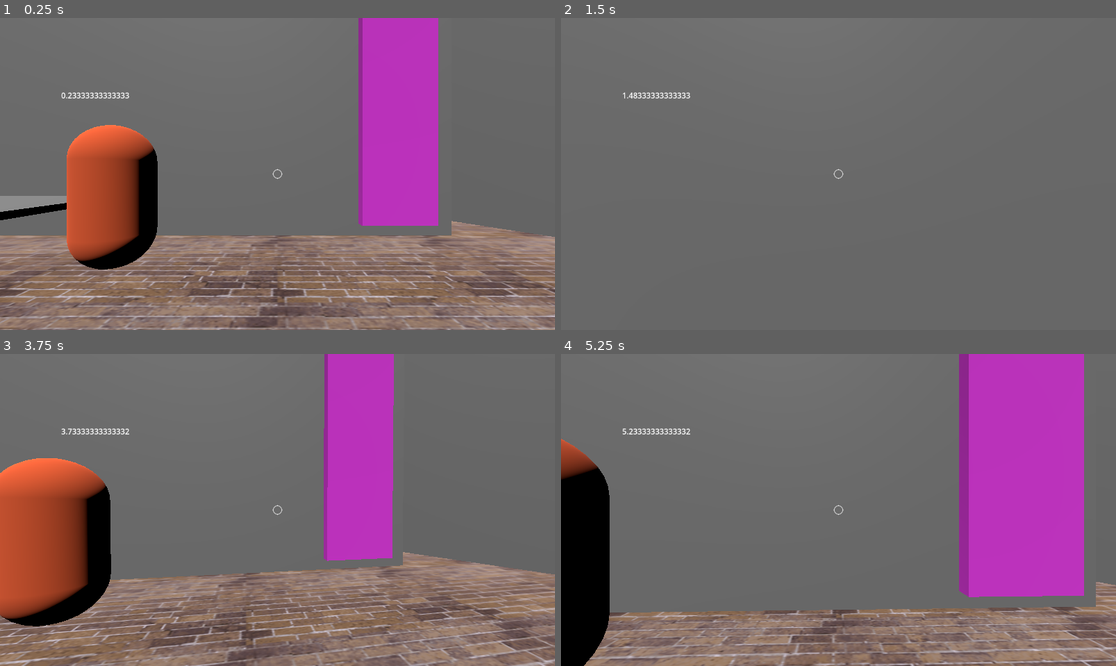
Above: before the commit, frames 1-4 (two rows, left to right).
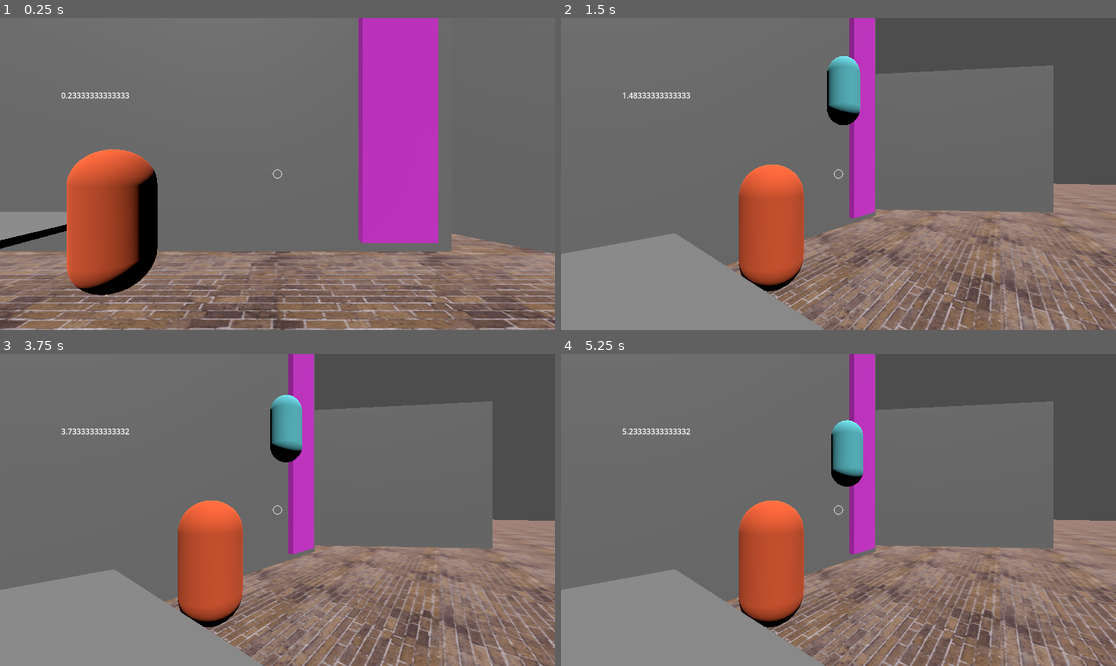
Above: after the commit, the same moments.

Repository: TheMagmaPsychic/Indecisive
Game: Godot game, scene res://main.tscn
Two runs of this game, one before a commit and one after it. Both use one fixed random seed, a clock stepped at 60 frames per second and the inputs below.
Inputs (mouse positions are in pixels of both pictures, inside the frame that each line leads up to):
- Up to frame 1 (0.25 s): no input
- Up to frame 2 (1.5 s): tap Enter (ui_accept) at 0.5 s; move the mouse to (866, 174) at 0.52 s; hold B (b button) 0.53-1.28 s; hold W (Move Forward) from 0.53 s (still down); tap Space (Jump) at 0.77, 1.07 s; tap F (Interact, bound only after the commit) at 0.8, 1.35 s; move the mouse to (810, 174) at 1.27 s
- Up to frame 3 (3.75 s): keep holding W (Move Forward); tap Space (Jump) at 1.52, 1.55, 1.82, 2.1, 3.02, 3.32 s; move the mouse to (288, 503) at 2.02 s; hold B (b button) 2.03-2.78 s; move the mouse to (271, 516) at 2.77 s; tap Shift (Sprint) at 2.85 s; tap F (Interact, bound only after the commit) at 3.05 s; tap Enter (ui_accept) at 3.5 s; move the mouse to (316, 513) at 3.52 s; hold B (b button) from 3.53 s (still down)
- Up to frame 4 (5.25 s): keep holding W (Move Forward); tap Space (Jump) at 3.77, 3.8, 4.07, 4.52, 4.82 s; move the mouse to (794, 506) at 4.27 s; release B (b button) at 4.28 s; tap F (Interact, bound only after the commit) at 4.35 s; tap B (b button) at 4.55 s; move the mouse to (844, 510) at 5.02 s; hold B (b button) from 5.03 s (still down)

The runs differ from the first frame. In frame 1, 23% of the frame differs, in the area x 0-100%, y 34-100%; in frame 2, 47%; in frame 3, 52%; in frame 4, 55%, in the area x 0-100%, y 0-100%.

Commit message:
Maybe dialogue

Diff:
--- a/Global.gd
+++ b/Global.gd
@@ -33,7 +33,7 @@
 		manual_physics_process(delta * timescale, delta)
 
 func manual_process(delta, original_delta):
-	$/root/Main/UI/Label.text = str(timers.subjective.dilation)
+	$/root/Main/UI/Timer.text = str(timers.subjective.dilation)
 	for key in timers.subjective.keys():
 		timers.subjective[key] += delta
 	Signalbus.emit_signal("process", delta, original_delta)
--- a/Signalbus.gd
+++ b/Signalbus.gd
@@ -2,3 +2,5 @@
 
 signal process #manual process for when time gets sped up or slowed down
 signal physics_process #same but for physics process
+signal talk_to_npc
+signal talk_to_npc_stop
--- a/character/Jimmy.gd
+++ b/character/Jimmy.gd
@@ -1,10 +1,60 @@
 extends StaticBody3D
+
+var hover_text: String = "Talk"
+var times_interacted: int = 0
+var flags = {
+	first_interaction = true,
+	turned_on_lights = false,
+	blown_out_candles = false,
+}
+var dialogue = {
+	first_interact = {
+		first = ["Hello!", "It's been a while.", "Would you mind turning on the lights for me?"],
+		second = ["The lights still need to be turned on."],
+		repeat = ["Please stop stalling, I need the lights to be turned on."]
+	},
+	lights_turned_on = {
+		first = ["Thanks for turning the lights off.", "Jimmy has been having problems sleeping.", "Would you go check on him?"],
+	}
+}
+
+#requirement = func():
+	#return(times_interacted == 1),
+	#print(dialogue.first_interact.requirement.call())
 
 func _ready():
 	pass
 
-func _process(delta: float):
+func _process(_delta):
 	pass
 
-func talk_to():
-	pass
+func interact():
+	Signalbus.emit_signal("talk_to_npc")
+	choose_dialogue()
+	times_interacted += 1
+
+func choose_dialogue():
+	if flags.first_interaction:
+		match times_interacted:
+			0:
+				do_dialogue(dialogue.first_interact.first)
+			1:
+				do_dialogue(dialogue.first_interact.second)
+			_:
+				do_dialogue(dialogue.first_interact.repeat)
+	elif flags.turned_on_lights and !flags.blown_out_candles:
+		match times_interacted:
+			0:
+				pass
+			1:
+				pass
+			[2, 3, 4, 5, 6, 7, 8]:
+				pass
+			_:
+				pass
+
+func do_dialogue(text):
+	if text is Array:
+		text[0]
+	else:
+		text
--- a/character/NPC.tscn
+++ b/character/NPC.tscn
@@ -1,4 +1,6 @@
-[gd_scene load_steps=4 format=3 uid="uid://u5ar3y50dajx"]
+[gd_scene load_steps=5 format=3 uid="uid://u5ar3y50dajx"]
+
+[ext_resource type="Script" path="res://character/Jimmy.gd" id="1_yrr72"]
 
 [sub_resource type="StandardMaterial3D" id="StandardMaterial3D_ms4a2"]
 albedo_color = Color(1, 0.4, 0.211765, 1)
@@ -9,7 +11,8 @@
 [sub_resource type="ConcavePolygonShape3D" id="ConcavePolygonShape3D_0m2jj"]
 data = PackedVector3Array(0, 1, 0, 0, 1, 0, 0, 0.9924, -0.0868, 0, 1, 0, -0.0085, 0.9924, -0.0864, 0, 0.9924, -0.0868,  …(245690 unchanged characters)…
 
-[node name="Node3D" type="StaticBody3D" groups=["NPCs"]]
+[node name="Node3D" type="StaticBody3D" groups=["Interactable"]]
+script = ExtResource("1_yrr72")
 
 [node name="MeshInstance3D" type="MeshInstance3D" parent="."]
 transform = Transform3D(1, 0, 0, 0, 1, 0, 0, 0, 1, 0, 1, 0)
--- a/main.tscn
+++ b/main.tscn
@@ -1,9 +1,8 @@
-[gd_scene load_steps=20 format=3 uid="uid://dicw50ynb4xvu"]
+[gd_scene load_steps=19 format=3 uid="uid://dicw50ynb4xvu"]
 
 [ext_resource type="PackedScene" uid="uid://benshrhyqaw07" path="res://player/player.tscn" id="1_1hf63"]
 [ext_resource type="Texture2D" uid="uid://d2yxkvn5v3ofg" path="res://models/Bricks_2 - Copy.png" id="2_34yif"]
 [ext_resource type="PackedScene" uid="uid://u5ar3y50dajx" path="res://character/NPC.tscn" id="2_dpjhj"]
-[ext_resource type="Script" path="res://character/Jimmy.gd" id="3_tke14"]
 
 [sub_resource type="PhysicsMaterial" id="PhysicsMaterial_psdyy"]
 friction = 0.6
@@ -117,10 +116,10 @@
 
 [node name="CollisionShape3D" type="CollisionShape3D" parent="Level 1/MeshInstance3D4"]
 transform = Transform3D(1, 0, 0, 0, -4.37118e-08, 1, 0, -1, -4.37118e-08, 0, 0, 0)
-shape = SubResource("ConcavePolygonShape3D_sing3")
+shape = SubResource("ConcavePolygonShape3D_q7fmy")
 
 [node name="StaticBody3D" type="StaticBody3D" parent="Level 1"]
-transform = Transform3D(1, 0, 0, 0, 1, 0, 0, 0, 1, 0, 0.162504, -4.83568)
+transform = Transform3D(1, 0, 0, 0, 1, 0, 0, 0, 1, 8.58698, 0.840203, -8.31707)
 physics_material_override = SubResource("PhysicsMaterial_crqe6")
 
 [node name="MeshInstance3D" type="MeshInstance3D" parent="Level 1/StaticBody3D"]
@@ -142,9 +141,19 @@
 transform = Transform3D(1, 0, 0, 0, 1, 0, 0, 0, 1, -2.42104, 3.59548, 1.26285)
 shape = SubResource("ConcavePolygonShape3D_1s17u")
 
-[node name="Node3D" parent="Level 1" instance=ExtResource("2_dpjhj")]
+[node name="JIMMY" parent="Level 1" instance=ExtResource("2_dpjhj")]
 transform = Transform3D(1, 0, 0, 0, 1, 0, 0, 0, 1, 2.29913, 0, 2.90839)
-script = ExtResource("3_tke14")
+
+[node name="CSGCombiner3D" type="CSGCombiner3D" parent="Level 1"]
+use_collision = true
+
+[node name="CSGBox3D" type="CSGBox3D" parent="Level 1/CSGCombiner3D"]
+transform = Transform3D(1, 0, 0, 0, 1, 0, 0, 0, 1, 59.8538, 2.0224, -1.89889)
+size = Vector3(10, 0.51709, 14.1108)
+
+[node name="CSGBox3D2" type="CSGBox3D" parent="Level 1/CSGCombiner3D"]
+transform = Transform3D(1, 0, 0, 0, 1, 0, 0, 0, 1, 73.2494, 2.65342, -4.04798)
+size = Vector3(10, 0.51709, 14.1108)
 
 [node name="UI" type="Control" parent="."]
 layout_mode = 3
@@ -171,11 +180,28 @@
 grow_vertical = 2
 theme_override_styles/panel = SubResource("StyleBoxFlat_3jd8e")
 
-[node name="Label" type="Label" parent="UI"]
+[node name="Timer" type="Label" parent="UI"]
 layout_mode = 0
 offset_left = 127.0
 offset_top = 149.0
 offset_right = 316.0
 offset_bottom = 172.0
 
+[node name="Info" type="Label" parent="UI"]
+layout_mode = 1
+anchors_preset = -1
+anchor_left = 0.5
+anchor_top = 0.6
+anchor_right = 0.5
+anchor_bottom = 0.6
+offset_left = -20.0
+offset_top = -11.5
+offset_right = 20.0
+offset_bottom = 11.5
+grow_horizontal = 2
+grow_vertical = 2
+
 [node name="Player" parent="." instance=ExtResource("1_1hf63")]
+
+[node name="Camera3D" type="Camera3D" parent="."]
+transform = Transform3D(-0.622433, 0, 0.782673, 0, 1, 0, -0.782673, 0, -0.622433, 4.23144, 1.84198, 0)
--- a/player/player.tscn
+++ b/player/player.tscn
@@ -2,8 +2,12 @@
 
 [ext_resource type="Script" path="res://player/player_controller.gd" id="1_m7voo"]
 
+[sub_resource type="CylinderMesh" id="CylinderMesh_uou7g"]
+top_radius = 0.01
+bottom_radius = 0.01
+height = 5.0
+
 [sub_resource type="CapsuleShape3D" id="CapsuleShape3D_7ucxy"]
-height = 1.0
 
 [sub_resource type="StandardMaterial3D" id="StandardMaterial3D_dml2n"]
 albedo_color = Color(0.423529, 0.882353, 0.929412, 1)
@@ -14,18 +18,19 @@
 [sub_resource type="CapsuleShape3D" id="CapsuleShape3D_0hghi"]
 height = 1.0
 
-[sub_resource type="BoxShape3D" id="BoxShape3D_1tqc4"]
-size = Vector3(0.7, 1.8, 0.4)
-
 [node name="Player" type="CharacterBody3D"]
 script = ExtResource("1_m7voo")
 
 [node name="Camera" type="Camera3D" parent="."]
 transform = Transform3D(-1, 0, -8.74228e-08, 0, 1, 0, 8.74228e-08, 0, -1, 0, 1.6, 0)
-current = true
 
 [node name="Pointer" type="RayCast3D" parent="Camera"]
 target_position = Vector3(0, 0, -10)
+
+[node name="PointerVisualizer" type="MeshInstance3D" parent="Camera/Pointer"]
+transform = Transform3D(1, 0, 0, 0, -4.37114e-08, -1, 0, 1, -4.37114e-08, 2.58121e-07, 0, -2.95256)
+visible = false
+mesh = SubResource("CylinderMesh_uou7g")
 
 [node name="CollisionShape3D" type="CollisionShape3D" parent="."]
 transform = Transform3D(1, 0, 0, 0, 1, 0, 0, 0, 1, 0, 1, 0)
@@ -36,20 +41,10 @@
 mesh = SubResource("CapsuleMesh_glgwu")
 
 [node name="FloorCollider" type="Area3D" parent="."]
-transform = Transform3D(1, 0, 0, 0, 1, 0, 0, 0, 1, 0, 0.3, 0)
+transform = Transform3D(1, 0, 0, 0, 1, 0, 0, 0, 1, 0, 0.374258, 0)
 
 [node name="CollisionShape3D" type="CollisionShape3D" parent="FloorCollider"]
 shape = SubResource("CapsuleShape3D_0hghi")
-
-[node name="Ladder Collider2" type="Area3D" parent="."]
-transform = Transform3D(1, 0, 0, 0, 1, 0, 0, 0, 1, 0, 1.19061, 0.600179)
-visible = false
-collision_layer = 0
-collision_mask = 2
-
-[node name="CollisionShape3D" type="CollisionShape3D" parent="Ladder Collider2"]
-transform = Transform3D(1, 0, 0, 0, 1, 0, 0, 0, 1, 0, -0.227028, -0.150474)
-shape = SubResource("BoxShape3D_1tqc4")
 
 [node name="Ladder ColliderL" type="RayCast3D" parent="."]
 transform = Transform3D(1, 0, 0, 0, 1, 0, 0, 0, 1, 0, 1.29107, 0.36315)
--- a/player/player_controller.gd
+++ b/player/player_controller.gd
@@ -51,7 +51,7 @@
 	if event.is_action_pressed("ui_accept"):
 		Input.mouse_mode = Input.MOUSE_MODE_CAPTURED
 	if event.is_action_pressed("b button"):
-		position = Vector3(0,0,0)
+		$Camera.current = !$Camera.current
 	if event.is_action_pressed("speed up"):
 		Global.timescale += 0.1
 	if event.is_action_pressed("slow down"):
@@ -69,19 +69,25 @@
 		$Camera.rotation.x = clampf($Camera3D.rotation.x, -deg_to_rad(70), deg_to_rad(70))
 	input = Input.get_vector("Move Left", "Move Right", "Move Forward", "Move Backward", 0.2)
 	is_sprinting = Input.is_action_pressed("Sprint") or sprint_toggled
-	if current_locomotion != locomotion.LADDER:
-		velocity.y += -gravity * delta
 
 	if $Camera/Pointer.is_colliding():
-		if $Camera/Pointer.get_collider().is_in_group("NPCs"):
-			$Camera/Pointer.get_collider().talk_to()
+		var collider: Node3D = $Camera/Pointer.get_collider()
+		if collider.position.distance_to(position) < 4 and collider.is_in_group("Interactables"):
+			$"/root/Main/UI/Info".text = collider.hover_text
+			if Input.is_action_just_pressed("Interact"):
+				$"/root/Main/UI/Info".text = ""
+				$Camera/Pointer.get_collider().interact()
+		else:
+			$"/root/Main/UI/Info".text = ""
+	else:
+		$"/root/Main/UI/Info".text = ""
 
 func ground_move():
 	velocity.x += movement_dir.x * speed * -1
 	velocity.z += movement_dir.z * speed * -1
-	if Input.is_action_just_pressed("Jump"):
+	if Input.is_action_just_pressed("Jump"): #can only jump on the ground
 		jump()
-	var friction = get_friction()
+	var friction = get_friction() #friction on the ground, only way the player slows down
 	velocity.x *= friction
 	velocity.z *= friction
 
@@ -99,7 +105,11 @@
 		if abs(rad_to_deg(input.angle()) + 90) < 35:
 			velocity.y += speed / 3
 		elif abs(rad_to_deg(input.angle()) - 90) < 35:
-			velocity.y -= speed / 3
+			if is_on_floor():
+				velocity.x += movement_dir.x * speed * -0.2
+				velocity.z += movement_dir.z * speed * -0.2
+			else:
+				velocity.y -= speed / 3
 	if !$"Ladder ColliderL".is_colliding() and !$"Ladder ColliderL/Ladder ColliderR".is_colliding() and $"Ladder ColliderL/Ladder ColliderD".is_colliding():
 		velocity.x += movement_dir.x * speed * -0.2
 		velocity.z += movement_dir.z * speed * -0.2
@@ -110,6 +120,8 @@
 	velocity.y *= 0.7
 
 func manual_physics_process(delta, original_delta):
+	if current_locomotion != locomotion.LADDER:
+		velocity.y += -gravity * delta
 	if is_sprinting and input.y < 0.3: #if shift and w are being held, sprint only in the direction you're looking
 		movement_dir = transform.basis * Vector3(input.x, 0, input.y * sprint_multiplier)
 	else:
@@ -149,7 +161,9 @@
 	var most_friction: float = 1
 	floors.erase(self)
 	for x in floors:
-		if x.physics_material_override == null:
+		if x is CSGShape3D:
+			return(0.6)
+		elif x.physics_material_override == null:
 			floors.erase(x)
 	match len(floors):
 		0:
@@ -167,7 +181,7 @@
 	return(most_friction)
 
 func jump():
-	velocity.y = 5
+	velocity.y = 8
 
 func manual_process(_delta, _original_delta):
 	pass
--- a/project.godot
+++ b/project.godot
@@ -33,7 +33,7 @@
 
 [global_group]
 
-NPCs=""
+Interactable=""
 
 [input]
 
@@ -113,6 +113,11 @@
 "events": [Object(InputEventJoypadButton,"resource_local_to_scene":false,"resource_name":"","device":-1,"button_index":7,"pressure":0.0,"pressed":true,"script":null)
 ]
 }
+Interact={
+"deadzone": 0.5,
+"events": [Object(InputEventKey,"resource_local_to_scene":false,"resource_name":"","device":-1,"window_id":0,"alt_pressed":false,"shift_pressed":false,"ctrl_pressed":false,"meta_pressed":false,"pressed":false,"keycode":0,"physical_keycode":70,"key_label":0,"unicode":102,"location":0,"echo":false,"script":null)
+]
+}
 
 [layer_names]
 
Not shown: 1 places in main.tscn that only renumber resources
